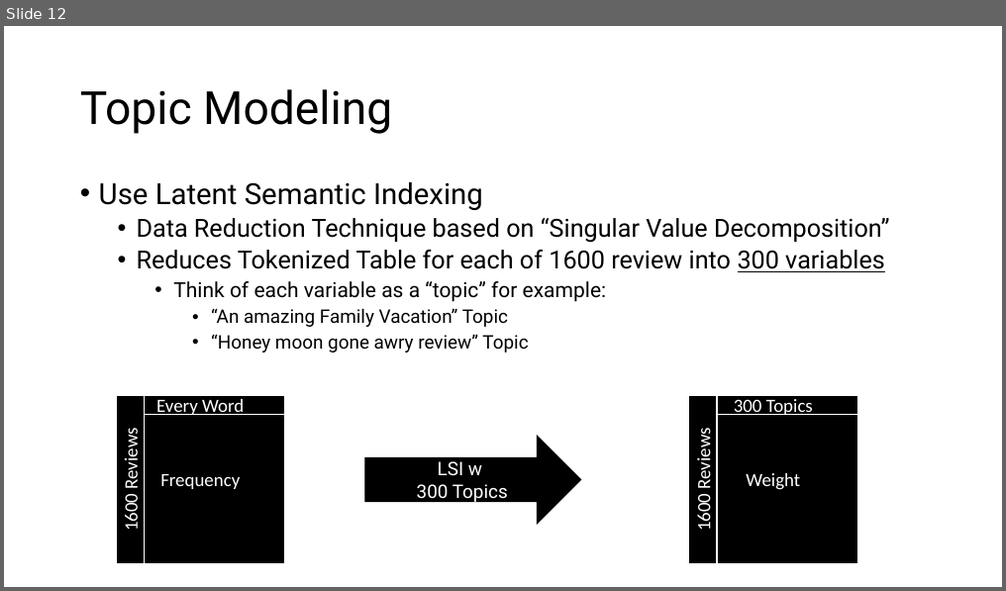
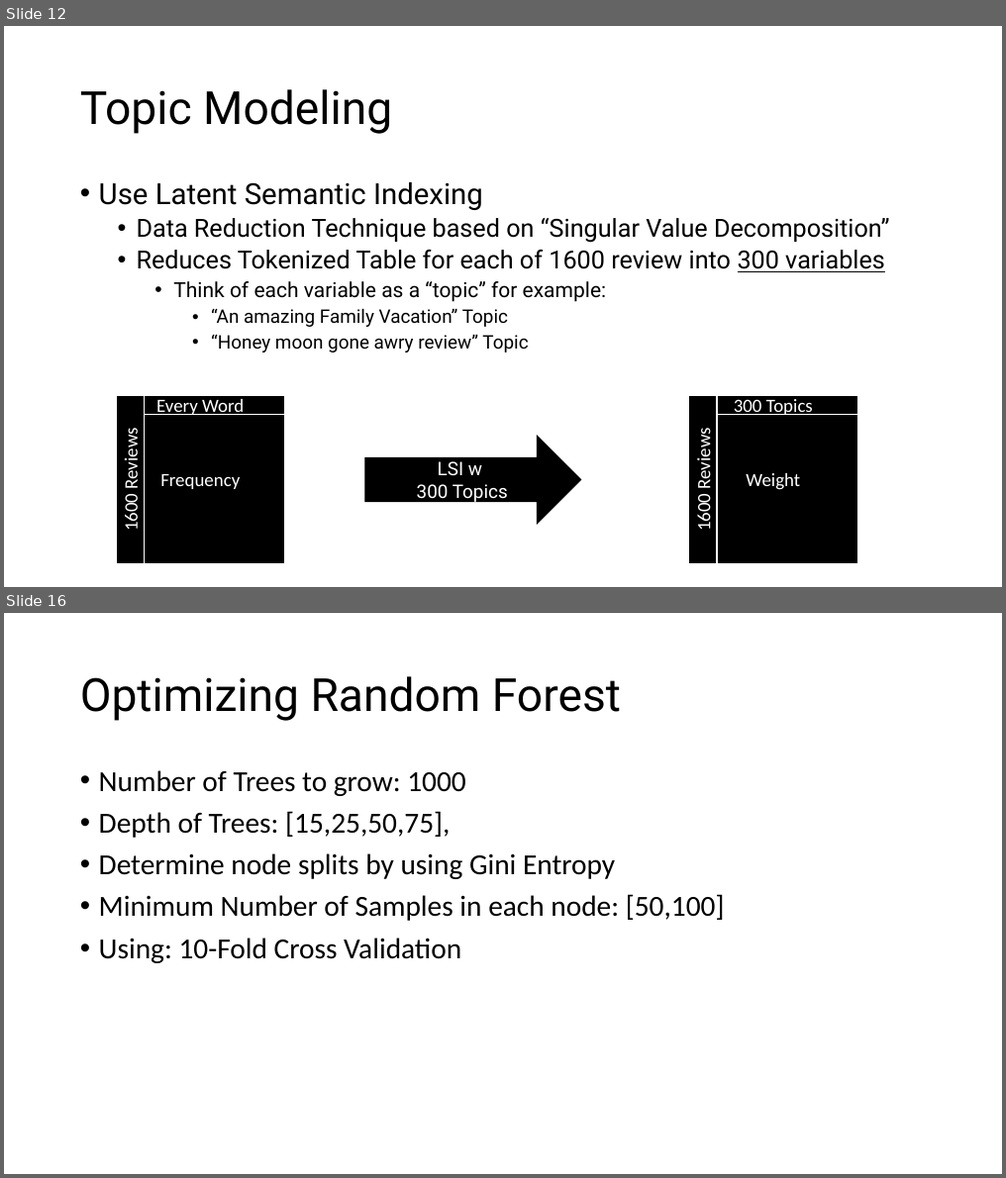
Before and after one commit to chrisgian/Capstone2-NLP-Hotel-Reviews, a slide deck: NLP 2 - Hotel Reviews Deliverable.pptx. Shown one above the other, each under a label of ours: slide 12 before the commit, slides 12 and 16 after it; the slides between them are not shown. The pictures are 1006x591 and 1006x1178 pixels, drawn with LibreOffice and Linux fonts; fonts in the diff are those of the drawing. Boxes give left, top, right and bottom in pixels: in the first picture for what was removed or moved away, otherwise in the second. Text is boxed around its words. In the diff, an @@ line names an element or a change of style, - is before the commit and + after.

```diff
--- a/NLP 2 - Hotel Reviews Deliverable.pptx
+++ b/NLP 2 - Hotel Reviews Deliverable.pptx
@@ slide 16 added at (4, 613, 1002, 1174), background #FFFFFF @@
@@ title added at (80, 676, 621, 721), 44 pt, text #000000 @@
+Optimizing Random Forest
@@ text added at (99, 770, 725, 963), 28 pt, text #000000 @@
+• Number of Trees to grow: 1000
+• Depth of Trees: [15,25,50,75],
+• Determine node splits by using Gini Entropy
+• Minimum Number of Samples in each node: [50,100]
+• Using: 10-Fold Cross Validation
```
Also in this commit, not shown: 4 slides changed, 4 other slides added, 3 other files.
